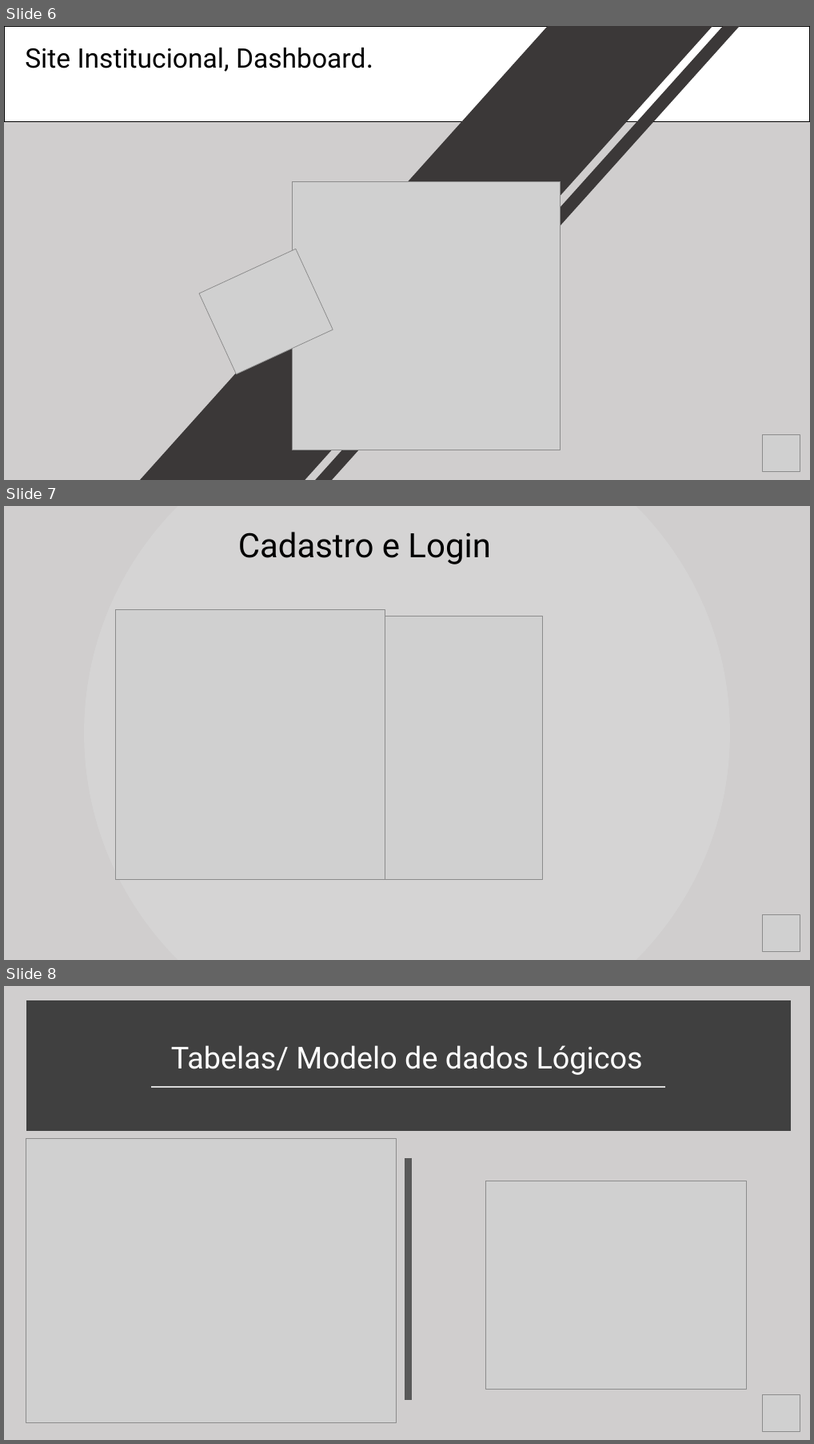
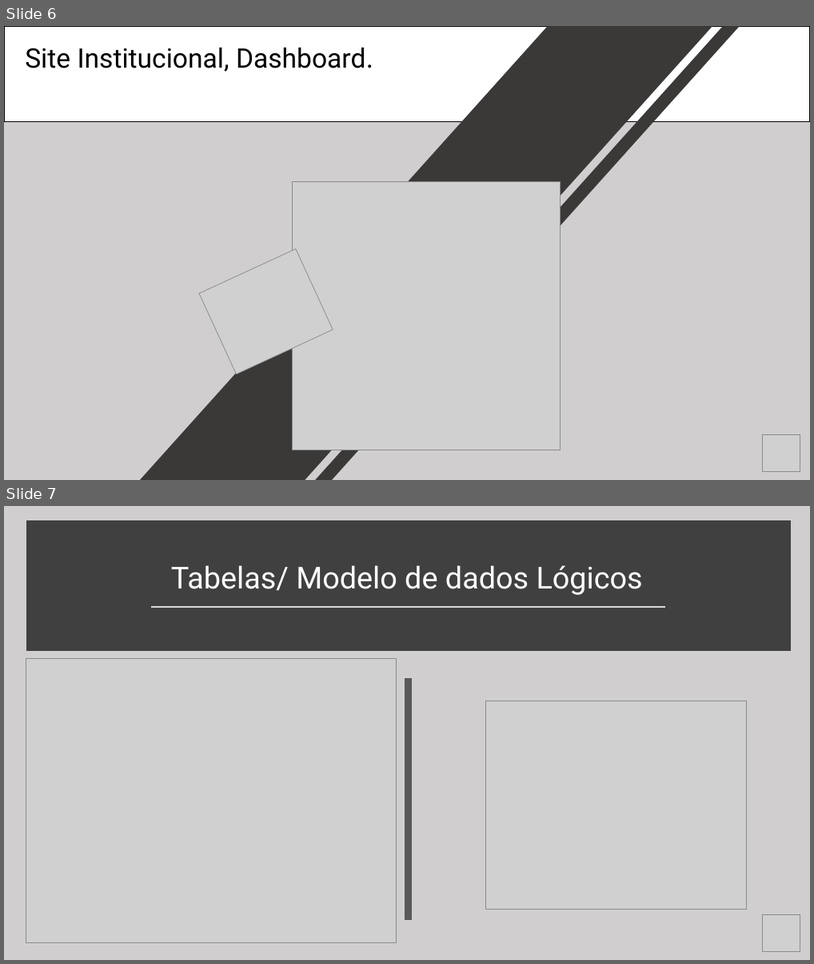
Before and after one commit to rafael-rochaalmeida/Harbor-Solutions, a slide deck: Documentação/Apresentação Sprint 2.pptx. Shown one above the other, each under a label of ours: slides 6, 7 and 8 before the commit, slides 6 and 7 after it. The pictures are 814x1444 and 814x964 pixels, drawn with LibreOffice and Linux fonts; fonts in the diff are those of the drawing; grey boxes stand for pictures. Boxes give left, top, right and bottom in pixels: in the first picture for what was removed or moved away, otherwise in the second. Text is boxed around its words. In the diff, an @@ line names an element or a change of style, - is before the commit and + after.

```diff
--- a/Documentação/Apresentação Sprint 2.pptx
+++ b/Documentação/Apresentação Sprint 2.pptx
@@ slide 7 removed at (x1=4, y1=506, x2=810, y2=960), background #D0CECE @@
@@ freeform shape removed at (x1=84, y1=506, x2=730, y2=960) @@
@@ text removed at (x1=238, y1=532, x2=490, y2=564) @@
-Cadastro e Login
@@ picture removed at (x1=116, y1=609, x2=386, y2=880) @@
@@ picture removed at (x1=281, y1=616, x2=544, y2=880) @@
@@ picture removed at (x1=763, y1=914, x2=801, y2=952) @@
@@ what was slide 8 is now slide 7 @@
```
Also in this commit, not shown: 1 other slide removed.
